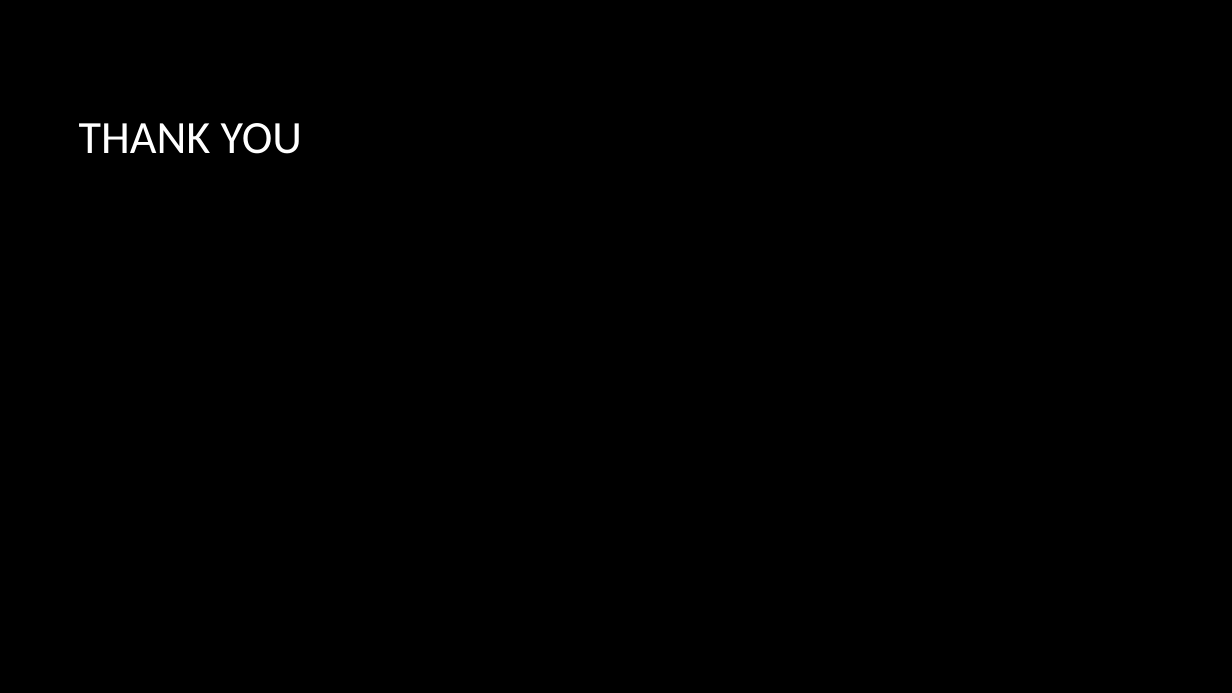
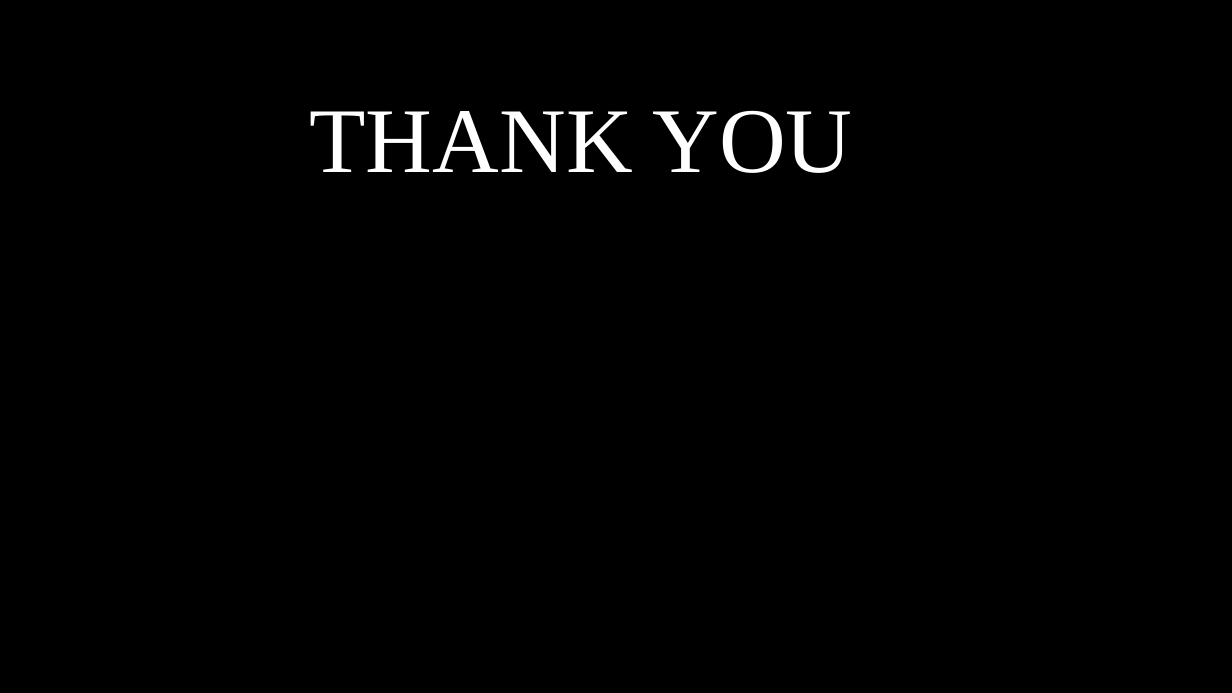
Before and after one commit to leviathansun/SystemVerilogMatrixMultiplicationExecutionEngine, a slide deck: slide 6 of LTS25HDLPresentation.pptx. Drawn at 1232x693 pixels with LibreOffice and Linux fonts; fonts in the diff are those of the drawing; background and template pictures are left out. Boxes give left, top, right and bottom in pixels: in the first picture for what was removed or moved away, otherwise in the second. Text is boxed around its words. In the diff, an @@ line names an element or a change of style, - is before the commit and + after.

```diff
--- a/LTS25HDLPresentation.pptx
+++ b/LTS25HDLPresentation.pptx
@@ title "THANK YOU" at (310,110,852,173): size 36 to 72 pt, font Calibri to Times New Roman; alignment left to centre @@
```
Also in this commit, not shown: 5 other slides changed.
